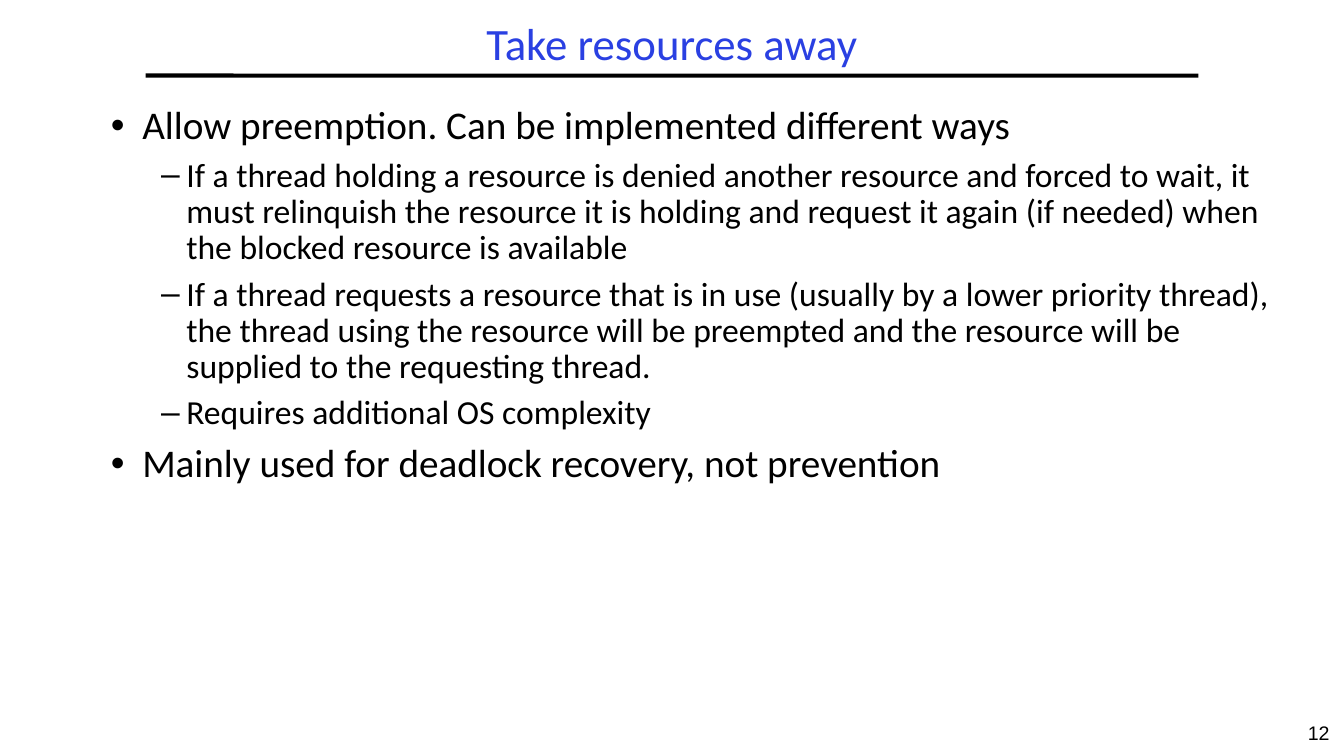
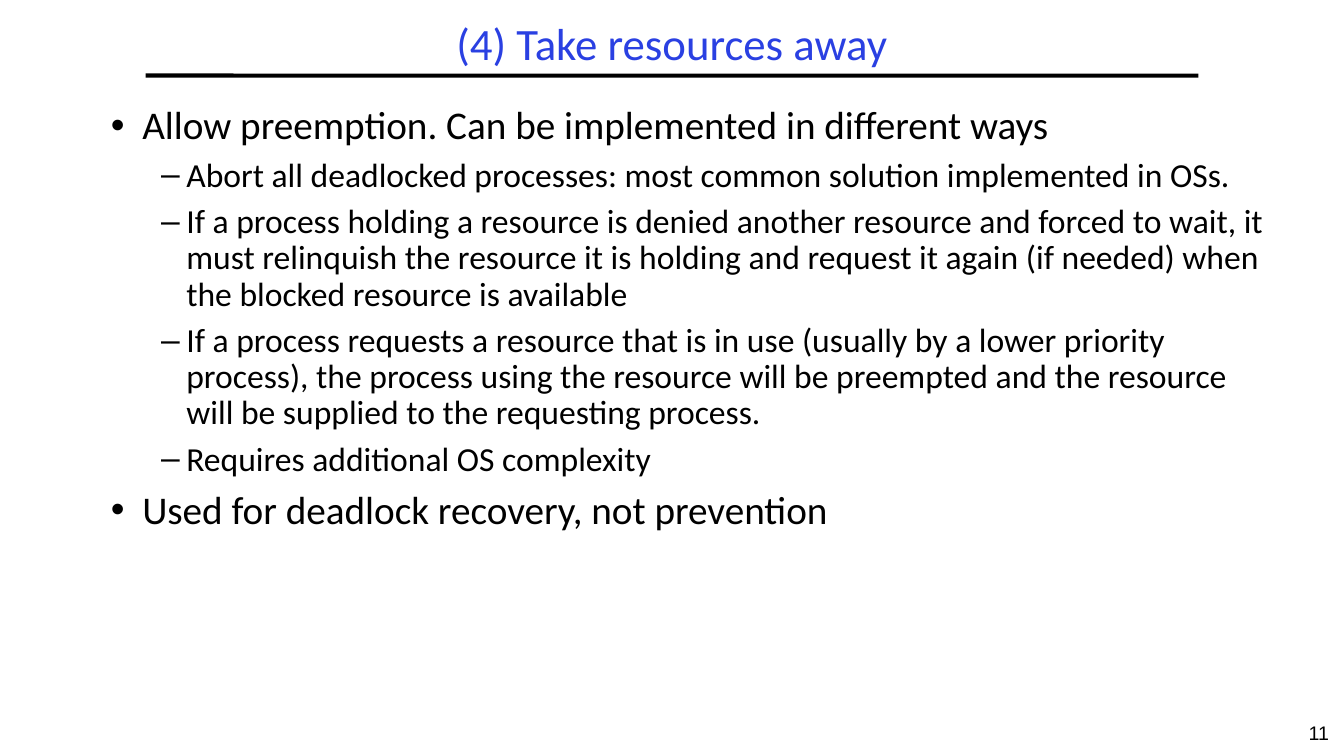
Before and after one commit to guhofstra/CSC256Fa25, a slide deck: slide 11 of PPTs/L4-Deadlocks.pptx (slide 12 before the commit). Drawn at 1344x756 pixels with LibreOffice and Linux fonts; fonts in the diff are those of the drawing. Boxes give left, top, right and bottom in pixels: in the first picture for what was removed or moved away, otherwise in the second. Text is boxed around its words. In the diff, an @@ line names an element or a change of style, - is before the commit and + after.

```diff
--- a/PPTs/L4-Deadlocks.pptx
+++ b/PPTs/L4-Deadlocks.pptx
@@ title at [456,27,887,68]: text changed @@
-Take resources away
+(4) Take resources away
@@ text at [142,111,1263,430]: text changed @@
-• Allow preemption. Can be implemented different ways
-  – If a thread holding a resource is denied another resource and forced to wait, it must relinquish the resource it is holding and request it again (if needed) when the blocked resource is available
-  – If a thread requests a resource that is in use (usually by a lower priority thread), the thread using the resource will be preempted and the resource will be supplied to the requesting thread.
+• Allow preemption. Can be implemented in different ways
+  – Abort all deadlocked processes: most common solution implemented in OSs.
+  – If a process holding a resource is denied another resource and forced to wait, it must relinquish the resource it is holding and request it again (if needed) when the blocked resource is available
+  – If a process requests a resource that is in use (usually by a lower priority process), the process using the resource will be preempted and the resource will be supplied to the requesting process.
@@ text at [142,496,828,531]: text changed @@
-• Mainly used for deadlock recovery, not prevention
+• Used for deadlock recovery, not prevention
@@ page number at [1309,726,1329,740]: text changed @@
-12
+11
```
Also in this commit, not shown: 34 other slides changed, 1 slide added, 10 slides removed, 10 other files.
